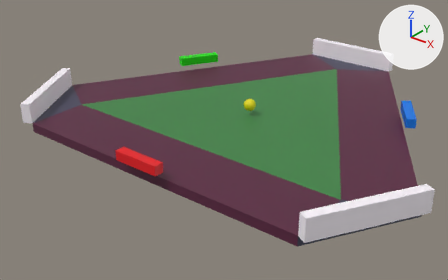
One commit to the glTF model frontend/public/pong3p.glb: the scene before it, then after it.
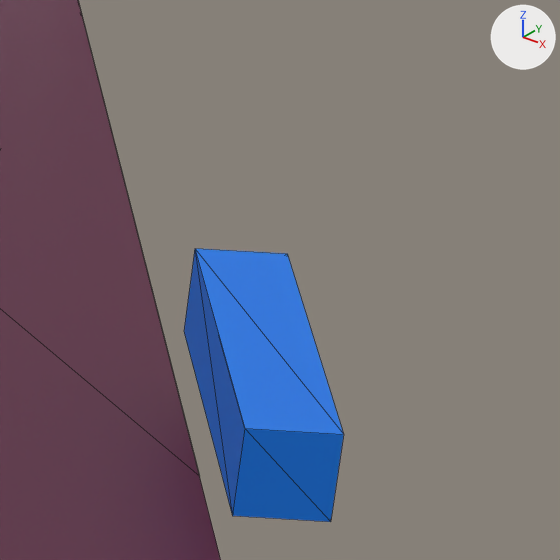
The first picture shows the older version from a 50 mm camera at (11.09, -15.21, 8.33) aimed at (-0.76, -0.4, -0.85). The close-ups show both versions on the part from 85% to 98% of the width and 27% to 47% of the height of that picture; other places that the commit changed are outside them. The lights are fixed; the arrows at upper right show +X, +Y and +Z. The close-ups show mesh edges as thin lines. Where no turn or scale is listed for an object, it has been applied to the vertices. Vertices at the same position are counted once.

Names of what the first close-up shows: 'court', 'paddle2'.
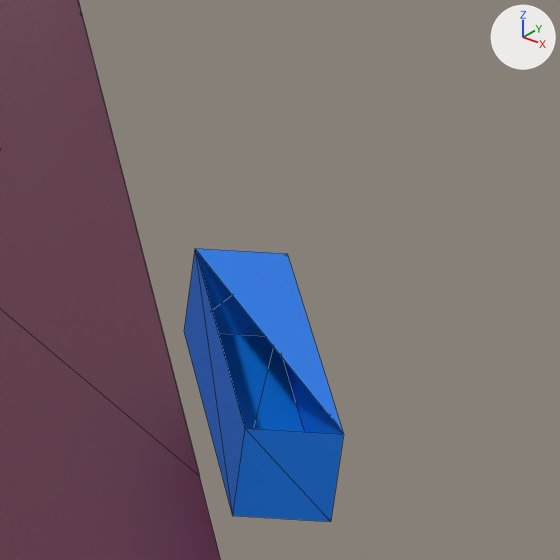
Location of each change, (x1, y1, x2, y2) in pixels of the close-ups (560 x 560 px):
part 1 of me_cube_004, deleted (blue): before (195, 249, 343, 434)

Patch to the scene script:
```diff
--- a/frontend/public/pong3p.glb.py
+++ b/frontend/public/pong3p.glb.py
@@ me_cube_004 @@
 me_cube_004.from_pydata(...)  # 9 vertices, 13 faces; spans x -0.519..0.491, y -0.543..0.906, z -0.15..0.15
 # used by ob_paddle2; location = (4.376, 2.338, 0.5)
 # verts and faces of me_cube_004; kept vertices keep their numbers, new ones are numbered from 9
 # before: 0 (-0.519, 0.756, 0.15) at pixel (194, 248), 4 (0.231, -0.543, 0.15) at pixel (244, 428), 6 (0.491, -0.393, 0.15) at pixel (343, 434), 8 (-0.144, 0.106, 0.15) at pixel (218, 335)
+# me_cube_004 part 1
+delete_vertices([8])  # with the faces that use them
+delete_faces([(0, 4, 6)])
 me_cube_004.materials.append(mat_paddle2_001)
```
